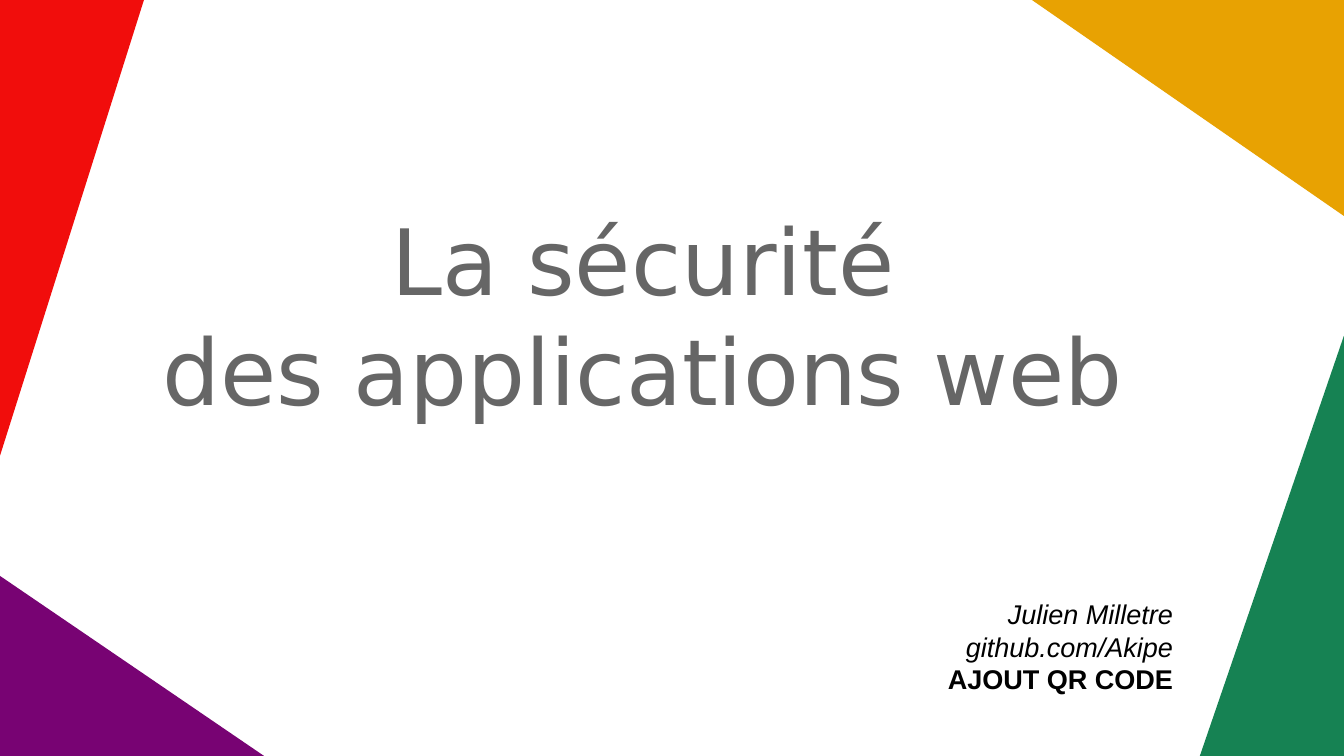
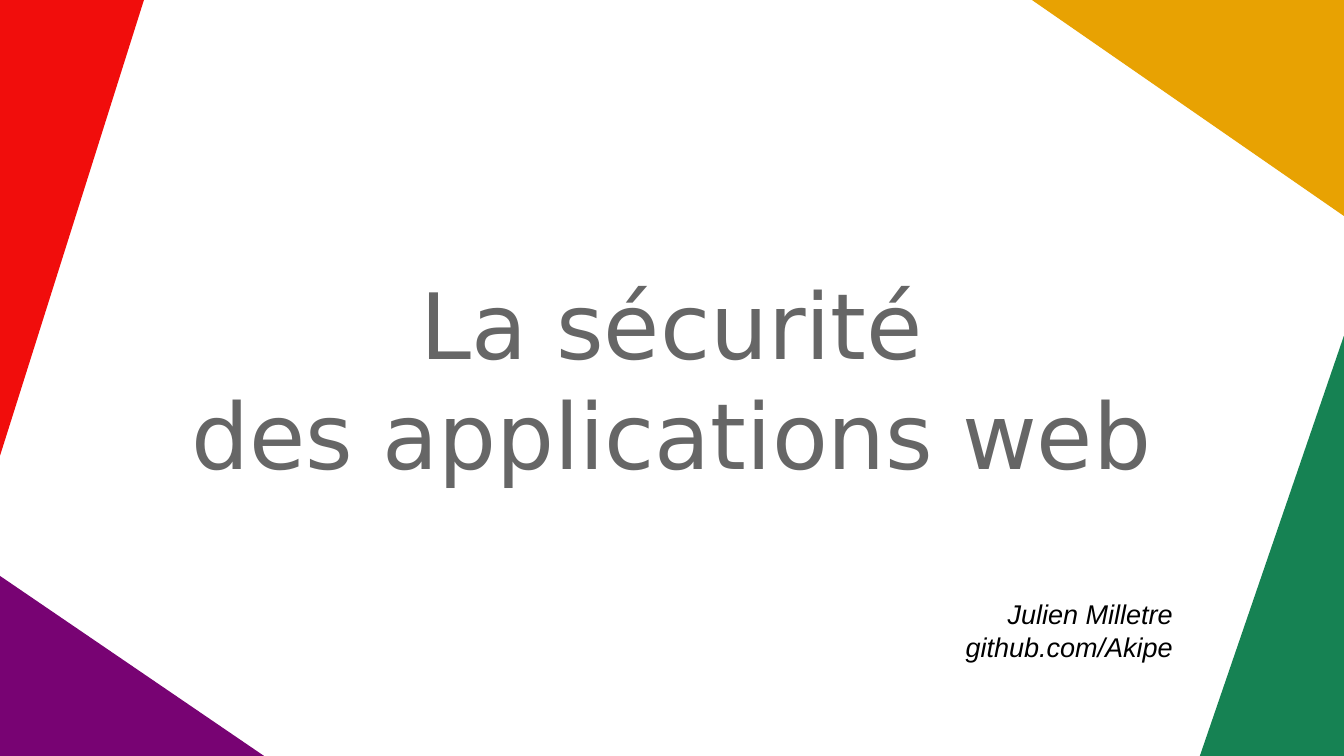
Before and after one commit to Akipe/abc_2105, a slide deck: slide 1 of other/presentations/securite_app_web/presentation_securite_app_web_v2.odp. Drawn at 1344x756 pixels with LibreOffice and Linux fonts; fonts in the diff are those of the drawing. Boxes give left, top, right and bottom in pixels: in the first picture for what was removed or moved away, otherwise in the second. Text is boxed around its words. In the diff, an @@ line names an element or a change of style, - is before the commit and + after.

```diff
--- a/other/presentations/securite_app_web/presentation_securite_app_web_v2.odp
+++ b/other/presentations/securite_app_web/presentation_securite_app_web_v2.odp
@@ subtitle "La sécurité": place and size @@
-subtitle "La sécurité" at <box>163,222,1122,424</box>
+subtitle "La sécurité" at <box>191,286,1151,488</box>
@@ text at <box>948,670,1173,694</box>: paragraph removed @@
-AJOUT QR CODE
```
Also in this commit, not shown: 13 other slides changed, 2 slides added, 4 slides removed, 4 other files.
